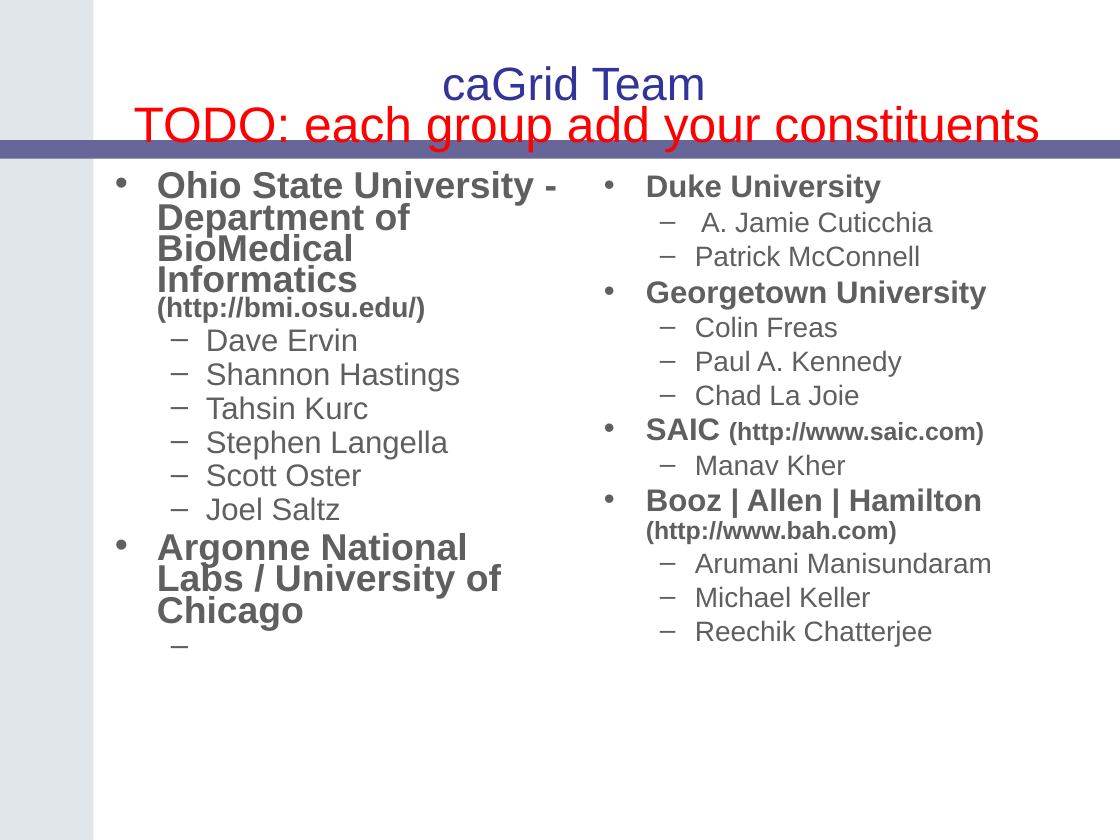
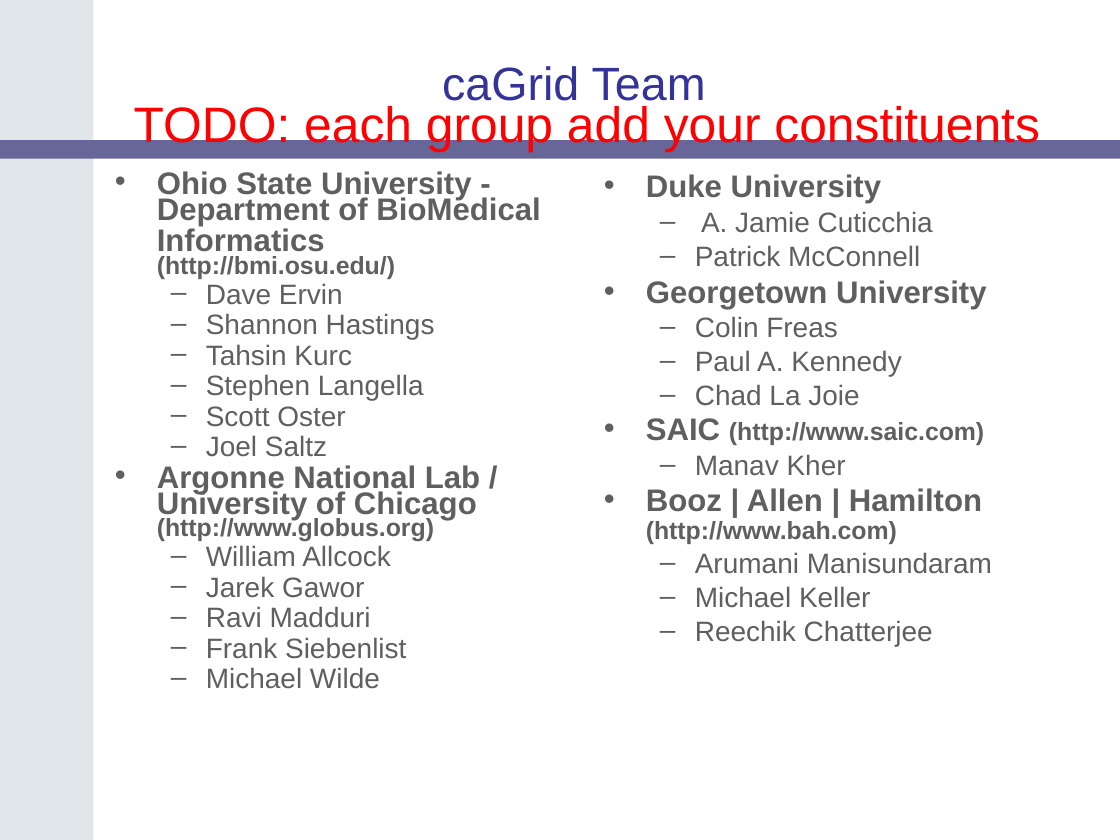
Before and after one commit to NCIP/cagrid-portal, a slide deck: slide 28 of cagrid-1-0/Documentation/presentations/200604_AnnualMeeting/caGrid-1.0-Demo.ppt (slide 24 before the commit). Drawn at 1120x840 pixels with LibreOffice and Linux fonts; fonts in the diff are those of the drawing; background and template pictures are left out. Boxes give left, top, right and bottom in pixels: in the first picture for what was removed or moved away, otherwise in the second. Text is boxed around its words. In the diff, an @@ line names an element or a change of style, - is before the commit and + after.

Commit message:
Updated workflow slides. Updated Argonne team members on Team List slide.

```diff
--- a/cagrid-1-0/Documentation/presentations/200604_AnnualMeeting/caGrid-1.0-Demo.ppt
+++ b/cagrid-1-0/Documentation/presentations/200604_AnnualMeeting/caGrid-1.0-Demo.ppt
@@ text at (157, 171, 540, 457): size 24 to 20 pt in "Ohio State University - Department of BioMedical ..."; size 18 to 16 pt in "(http://bmi.osu.edu/)"; size 20 to 18 pt in "Dave Ervin", "Shannon Hastings", "Tahsin Kurc", "Stephen Langella" and 2 more places @@
@@ text at (157, 465, 480, 689): text changed; size 24 to 18 pt; bold off @@
-• Argonne National Labs / University of Chicago
+• Argonne National Lab / University of Chicago
+  (http://www.globus.org)
+  – William Allcock
+  – Jarek Gawor
+  – Ravi Madduri
+  – Frank Siebenlist
+  – Michael Wilde
```
Also in this commit, not shown: 1 other slide changed, 4 slides added.
